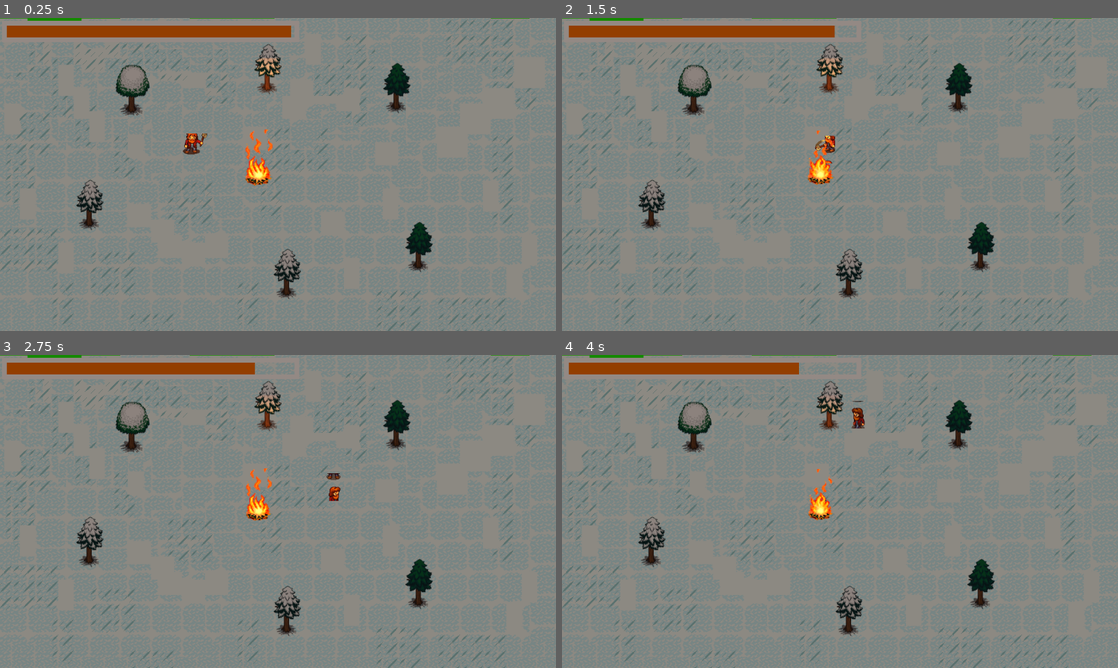
Above: before the commit, frames 1-4 (two rows, left to right).
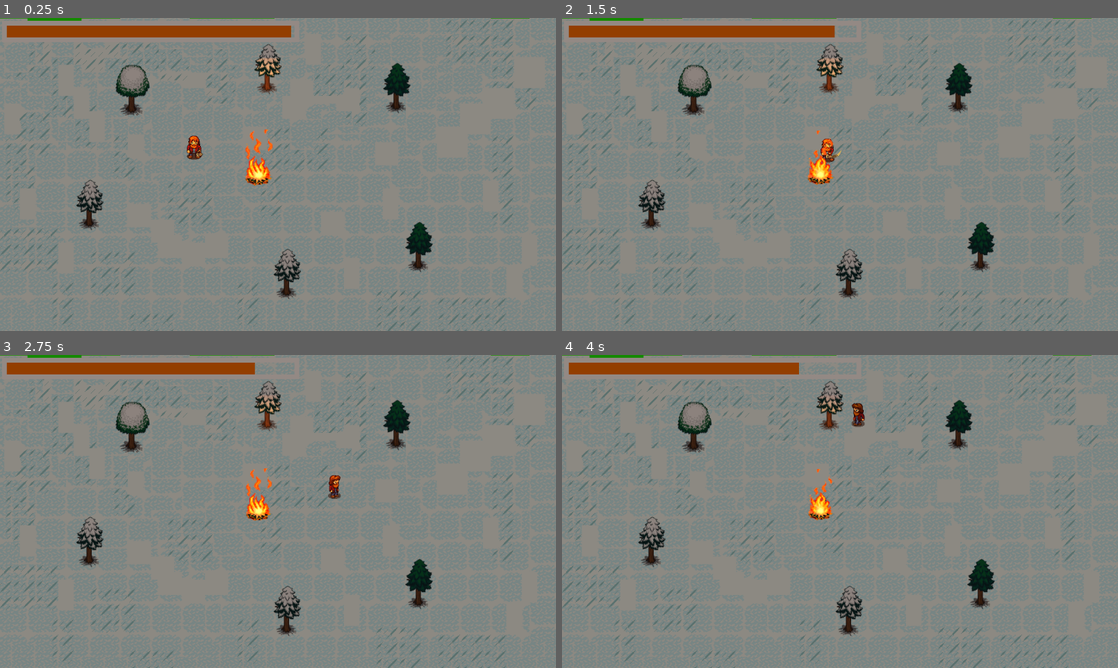
Above: after the commit, the same moments.

Repository: MattColbourne/log-game
Game: Godot game, scene res://main.tscn
Two runs of this game, one before a commit and one after it. Both use one fixed random seed, a clock stepped at 60 frames per second and the inputs below. The engine's default icon, where the game draws it, is replaced by a stand-in: a white triangle on a blue panel in a dark square.
Inputs (mouse positions are in pixels of both pictures, inside the frame that each line leads up to):
- Up to frame 1 (0.25 s): no input
- Up to frame 2 (1.5 s): move the mouse to (962, 158) at 0.52 s; hold D (right) 0.53-1.28 s; tap E (pickup) at 0.6 s; move the mouse to (728, 190) at 1.27 s; hold S (down) from 1.28 s (still down); click (728, 190) at 1.35 s
- Up to frame 3 (2.75 s): move the mouse to (333, 442) at 2.02 s; release S (down) at 2.03 s; hold D (right) from 2.03 s (still down); tap E (pickup) at 2.1 s
- Up to frame 4 (4 s): move the mouse to (812, 574) at 2.77 s; release D (right) at 2.78 s; hold W (up) 2.78-3.53 s; click (812, 574) at 2.85 s; move the mouse to (1006, 558) at 3.52 s; hold A (left) from 3.53 s (still down); tap E (pickup) at 3.6 s

The runs differ from the first frame. In frame 1, 0.2% of the frame differs, in the area x 32-38%, y 36-46%; in frame 2, 0.2%; in frame 3, 0.2%; in frame 4, 0.2%.

Commit message:
spritesheet

Diff:
--- a/PROTO_02/player.tscn
+++ b/PROTO_02/player.tscn
@@ -203,7 +203,7 @@
 texture = ExtResource("2_1u0pg")
 hframes = 7
 vframes = 9
-frame = 54
+frame = 42
 region_rect = Rect2(0, 896, 64, 64)
 script = SubResource("GDScript_2ytqk")
 
Binary file changed: PROTO_02/assets/player/spritesheet.png
